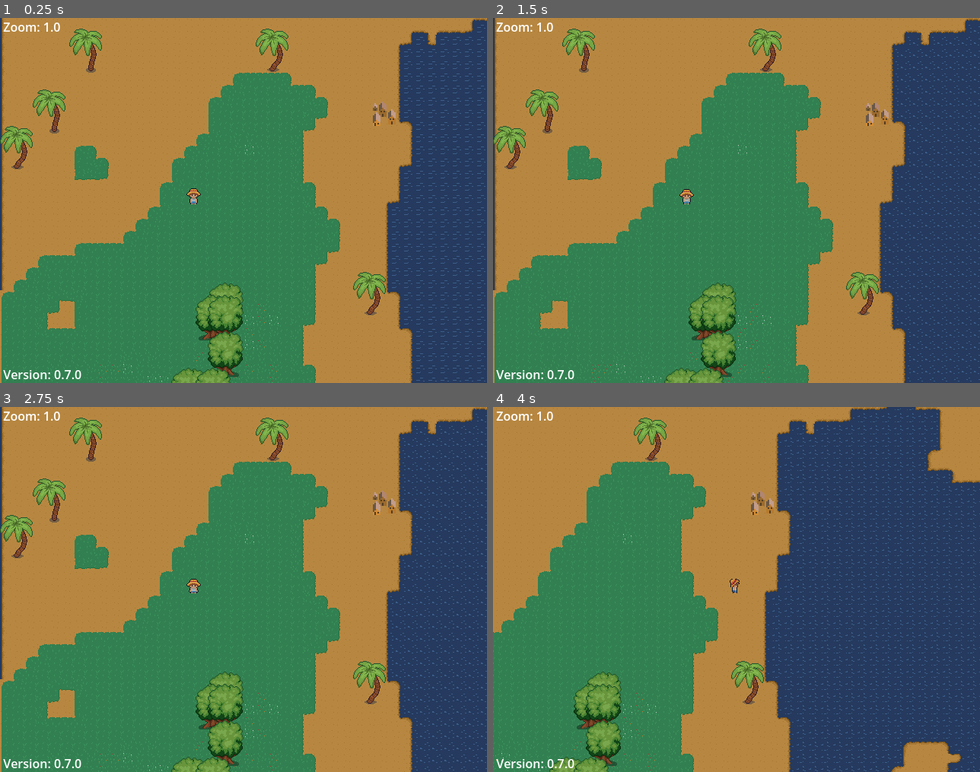
Above: before the commit, frames 1-4 (two rows, left to right).
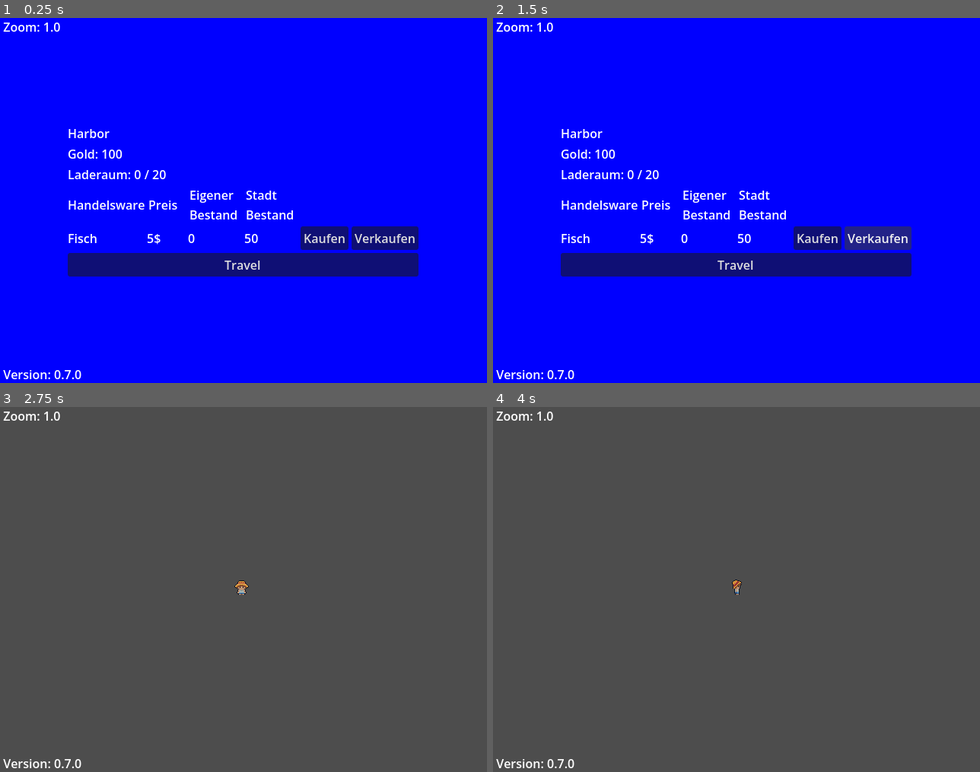
Above: after the commit, the same moments.

Repository: twiederk/PirateGame
Game: Godot game, scene res://world/main.tscn
Same seed, same stepped clock (60 frames per second), same inputs: the game is played once before the commit and once after it.
Inputs (mouse positions are in pixels of both pictures, inside the frame that each line leads up to):
- Up to frame 1 (0.25 s): no input
- Up to frame 2 (1.5 s): click (819, 237) at 0.5 s, where only the run after the commit has a clickable "Kaufen"; click (877, 237) at 1.25 s, where only the run after the commit has a clickable "Verkaufen"
- Up to frame 3 (2.75 s): click (243, 655) at 2 s, where only the run after the commit has a clickable "Travel"
- Up to frame 4 (4 s): tap Enter at 2.75 s; move the mouse to (843, 571) at 2.77 s; hold D (right) 2.78-3.5 s; tap E (board_ship) at 2.85 s; click (843, 571) at 2.92 s; drag from (639, 607) to (760, 501) at 3.52 s

The runs differ from the first frame. In frame 1, 100% of the frame differs, in the area x 0-100%, y 0-100%; in frame 2, 100%; in frame 3, 100%; in frame 4, 100%.
Error after the commit: Invalid assignment of property or key 'seed' with value of type 'int' on a base object of type 'null instance'. (res://world/proc_gen_world.gd:107)

Commit message:
First try to separate Main and ProcGenWorld

Diff:
--- a/godot4/world/main.gd
+++ b/godot4/world/main.gd
@@ -2,141 +2,40 @@
 extends Node2D
 
 
-@export var noise_texture : NoiseTexture2D
-@export var tree_noise_texture : NoiseTexture2D
-@export var seed_value: int = 0
 
 
-var width : int = 100
-var height : int =  100
-
-var noise : Noise
-var tree_noise : Noise
-
-var water_tile = Vector2i(0,1)
-var random_palm_tree_array = [Vector2i(12, 2), Vector2i(15,2) ]
-var tree_tile = Vector2i(15,6)
-
-var sand_arr: Array[Vector2i] = []
-var grass_arr: Array[Vector2i] = []
-var dirt_arr: Array[Vector2i] = []
-var cliff_arr: Array[Vector2i] = []
-
-var random_grass_tile_arr: Array[Vector2i] = [Vector2i(1, 0), Vector2i(2, 0), Vector2i(3, 0), Vector2i(4, 0), Vector2i(5, 0)]
-
-
-@onready var tile_map = $TileMap
+@onready var proc_gen_world: ProcGenWorld = $ProcGenWorld
+@onready var towns: Node2D = $ProcGenWorld/Towns
 @onready var player: CharacterBody2D = $Player
-@onready var water_layer: TileMapLayer = $TileMap/water_layer
-@onready var ground_layer: TileMapLayer = $TileMap/ground_layer
-@onready var ground_2_layer: TileMapLayer = $TileMap/ground2_layer
-@onready var cliff_layer: TileMapLayer = $TileMap/cliff_layer
-@onready var environment_layer: TileMapLayer = $TileMap/environment_layer
 @onready var camera: Camera2D = $Player/Camera2D
 @onready var map_borders: MapBorders = $MapBorders
 @onready var zoom_widget: ZoomWidget = $gui/ZoomWidget
 @onready var town_menu = $gui/TownMenu
-@onready var towns: Node2D = $TileMap/Towns
 
 
 func _ready() -> void:
+	print("Main._ready()")
 	if not OS.has_feature("editor"):
 		get_window().mode = Window.MODE_FULLSCREEN
 
-	noise = noise_texture.noise
-	tree_noise = tree_noise_texture.noise
 	zoom_widget.set_zoom(camera.zoom)
-	var starting_pos = _generate_world()
+	var starting_pos = proc_gen_world.generate_world()
 	_generate_towns()
 	_setup_limits_and_borders()
 
-	@warning_ignore("integer_division")
-	player.global_position = starting_pos * water_layer.tile_set.tile_size
+	player.global_position = starting_pos
 
 
 func _setup_limits_and_borders() -> void:
-	var tile_map_used_rect = water_layer.get_used_rect()
-	var tile_size = water_layer.tile_set.tile_size
+	var tile_map_used_rect = proc_gen_world.get_used_rect()
+	var tile_size = proc_gen_world.get_tile_size()
 	var north_limit = tile_map_used_rect.position.y * tile_size.y
 	var south_limit = (tile_map_used_rect.position.y + tile_map_used_rect.size.y) * tile_size.y
 	var west_limit = tile_map_used_rect.position.x * tile_size.x
 	var east_limit = (tile_map_used_rect.position.x + tile_map_used_rect.size.x) * tile_size.x
 
-
 	map_borders.set_borders(north_limit, south_limit, west_limit, east_limit)
 	_camera_limits(north_limit, south_limit, west_limit, east_limit)
-
-
-func _generate_world() -> Vector2i:
-	var noise_val: float
-	var tree_noise_val: float
-	_generate_seed()
-
-	for x in range(width):
-		for y in range(height):
-			var curr_pos: Vector2i = Vector2i(x, y)
-			noise_val = noise.get_noise_2d(x,y)
-			tree_noise_val = tree_noise.get_noise_2d(x,y)
-
-			_place_sand(noise_val, curr_pos)
-			_place_grass(noise_val, curr_pos)
-			_place_cliffs(noise_val, curr_pos)
-			_place_water(noise_val, curr_pos)
-			_place_trees(tree_noise_val, noise_val, curr_pos)
-			_place_palm_trees(tree_noise_val, noise_val, curr_pos)
-
-	ground_layer.set_cells_terrain_connect(sand_arr, 3, 0)
-	ground_layer.set_cells_terrain_connect(grass_arr, 1, 0)
-	cliff_layer.set_cells_terrain_connect(cliff_arr, 4, 0)
-
-	if grass_arr.is_empty():
-		return Vector2i.ZERO
-	return grass_arr.pick_random()
-
-
-func _place_sand(noise_val: float, curr_pos: Vector2i) -> void:
-	if noise_val > 0:
-		sand_arr.append(curr_pos)
-
-
-func _place_grass(noise_val: float, curr_pos: Vector2i) -> void:
-	if noise_val > 0.2:
-		grass_arr.append(curr_pos)
-		if noise_val > 0.3:
-			#random grass
-			ground_2_layer.set_cell(curr_pos, 0, random_grass_tile_arr.pick_random())
-
-
-func _place_cliffs(noise_val: float, curr_pos: Vector2i) -> void:
-		#setting cliffs
-		if noise_val > 0.6:
-			cliff_arr.append(curr_pos)
-
-
-func _place_water(noise_val: float, curr_pos: Vector2i) -> void:
-	if noise_val <= 0:
-		water_layer.set_cell(curr_pos, 0, water_tile)
-
-
-func _place_trees(tree_noise_val: float, noise_val: float, curr_pos: Vector2i) -> void:
-	#setting trees where there are no cliffs
-	if (tree_noise_val > 0.9) and (noise_val > 0.3) and (noise_val < 0.5):
-		environment_layer.set_cell(curr_pos, 0, tree_tile)
-
-
-func _place_palm_trees(tree_noise_val: float, noise_val: float, curr_pos: Vector2i) -> void:
-	# setting palm trees on sand, between water and grass
-	if (noise_val > 0.0) and (noise_val < 0.18):
-		if tree_noise_val > 0.92:
-			environment_layer.set_cell(curr_pos, 0, random_palm_tree_array.pick_random())
-
-
-func _generate_seed() -> void:
-	if seed_value == 0:
-		seed_value = randi()
-	seed(seed_value)
-	noise.seed = seed_value
-	tree_noise.seed = seed_value
 
 
 func _generate_towns() -> void:
@@ -182,12 +81,8 @@
 
 
 func _is_coast() -> bool:
-	var player_position_to_tile = ground_layer.local_to_map(player.position)
-	var tile_data : TileData = ground_layer.get_cell_tile_data(player_position_to_tile)
-	if tile_data:
-		return tile_data.get_custom_data("coast")
-	else:
-		return false
+	return proc_gen_world.is_coast(player.position)
+
 
 
 func _camera_limits(north_limit: float, south_limit: float, west_limit: float, east_limit: float) -> void:
@@ -198,12 +93,12 @@
 
 
 func _on_town_tile_town_entered():
-	tile_map.hide()
+	proc_gen_world.hide()
 	player.hide()
 	town_menu.show()
 
 
 func _on_town_menu_town_left():
-	tile_map.show()
+	proc_gen_world.show()
 	player.show()
 	town_menu.hide()
--- a/godot4/world/main.tscn
+++ b/godot4/world/main.tscn
@@ -8,37 +8,11 @@
 [ext_resource type="PackedScene" uid="uid://qk1seiod0v87" path="res://gui/zoom_widget.tscn" id="7_8q2wj"]
 [ext_resource type="PackedScene" uid="uid://cxg2srcb55bc8" path="res://world/map_borders.tscn" id="8_60vd7"]
 
-[sub_resource type="Gradient" id="Gradient_y5bgd"]
-interpolation_mode = 1
-offsets = PackedFloat32Array(0, 0.5)
-colors = PackedColorArray(0.217716, 0.414628, 0.55, 1, 0.169919, 0.396875, 0.148271, 1)
-
-[sub_resource type="FastNoiseLite" id="FastNoiseLite_b7j00"]
-cellular_distance_function = 3
-cellular_jitter = -4.105
-cellular_return_type = 3
-metadata/_preview_in_3d_space_ = true
-
-[sub_resource type="NoiseTexture2D" id="NoiseTexture2D_8ve5r"]
-noise = SubResource("FastNoiseLite_b7j00")
-color_ramp = SubResource("Gradient_y5bgd")
-
-[sub_resource type="FastNoiseLite" id="FastNoiseLite_awwj8"]
-noise_type = 0
-frequency = 0.3513
-fractal_octaves = 1
-
-[sub_resource type="NoiseTexture2D" id="NoiseTexture2D_0a6k0"]
-noise = SubResource("FastNoiseLite_awwj8")
-
 [node name="Main" type="Node2D" unique_id=639576338]
 y_sort_enabled = true
 script = ExtResource("1_04q08")
-noise_texture = SubResource("NoiseTexture2D_8ve5r")
-tree_noise_texture = SubResource("NoiseTexture2D_0a6k0")
-seed_value = -57
 
-[node name="TileMap" parent="." unique_id=572580707 instance=ExtResource("2_gu74f")]
+[node name="ProcGenWorld" parent="." unique_id=572580707 instance=ExtResource("2_gu74f")]
 
 [node name="Player" parent="." unique_id=755367759 instance=ExtResource("4_op3e8")]
 position = Vector2(736, 410)
--- a/godot4/world/proc_gen_world.gd
+++ b/godot4/world/proc_gen_world.gd
@@ -1,2 +1,125 @@
 class_name ProcGenWorld
 extends Node2D
+
+@export var noise_texture : NoiseTexture2D
+@export var tree_noise_texture : NoiseTexture2D
+@export var seed_value: int = 0
+
+
+var width : int = 100
+var height : int =  100
+
+var noise : Noise
+var tree_noise : Noise
+
+var water_tile = Vector2i(0,1)
+var random_palm_tree_array = [Vector2i(12, 2), Vector2i(15,2) ]
+var tree_tile = Vector2i(15,6)
+
+var sand_arr: Array[Vector2i] = []
+var grass_arr: Array[Vector2i] = []
+var dirt_arr: Array[Vector2i] = []
+var cliff_arr: Array[Vector2i] = []
+
+var random_grass_tile_arr: Array[Vector2i] = [Vector2i(1, 0), Vector2i(2, 0), Vector2i(3, 0), Vector2i(4, 0), Vector2i(5, 0)]
+
+@onready var water_layer: TileMapLayer = $water_layer
+@onready var ground_layer: TileMapLayer = $ground_layer
+@onready var ground_2_layer: TileMapLayer = $ground2_layer
+@onready var cliff_layer: TileMapLayer = $cliff_layer
+@onready var environment_layer: TileMapLayer = $environment_layer
+
+
+func _ready() -> void:
+	print("ProcGenWorld._ready()")
+	noise = noise_texture.noise
+	tree_noise = tree_noise_texture.noise
+
+
+func generate_world() -> Vector2i:
+	var noise_val: float
+	var tree_noise_val: float
+	_generate_seed()
+
+	for x in range(width):
+		for y in range(height):
+			var curr_pos: Vector2i = Vector2i(x, y)
+			noise_val = noise.get_noise_2d(x,y)
+			tree_noise_val = tree_noise.get_noise_2d(x,y)
+
+			_place_sand(noise_val, curr_pos)
+			_place_grass(noise_val, curr_pos)
+			_place_cliffs(noise_val, curr_pos)
+			_place_water(noise_val, curr_pos)
+			_place_trees(tree_noise_val, noise_val, curr_pos)
+			_place_palm_trees(tree_noise_val, noise_val, curr_pos)
+
+	ground_layer.set_cells_terrain_connect(sand_arr, 3, 0)
+	ground_layer.set_cells_terrain_connect(grass_arr, 1, 0)
+	cliff_layer.set_cells_terrain_connect(cliff_arr, 4, 0)
+
+	if grass_arr.is_empty():
+		return Vector2i.ZERO
+	return grass_arr.pick_random() * water_layer.tile_set.tile_size
+
+
+func _place_sand(noise_val: float, curr_pos: Vector2i) -> void:
+	if noise_val > 0:
+		sand_arr.append(curr_pos)
+
+
+func _place_grass(noise_val: float, curr_pos: Vector2i) -> void:
+	if noise_val > 0.2:
+		grass_arr.append(curr_pos)
+		if noise_val > 0.3:
+			#random grass
+			ground_2_layer.set_cell(curr_pos, 0, random_grass_tile_arr.pick_random())
+
+
+func _place_cliffs(noise_val: float, curr_pos: Vector2i) -> void:
+		#setting cliffs
+		if noise_val > 0.6:
+			cliff_arr.append(curr_pos)
+
+
+func _place_water(noise_val: float, curr_pos: Vector2i) -> void:
+	if noise_val <= 0:
+		water_layer.set_cell(curr_pos, 0, water_tile)
+
+
+func _place_trees(tree_noise_val: float, noise_val: float, curr_pos: Vector2i) -> void:
+	#setting trees where there are no cliffs
+	if (tree_noise_val > 0.9) and (noise_val > 0.3) and (noise_val < 0.5):
+		environment_layer.set_cell(curr_pos, 0, tree_tile)
+
+
+func _place_palm_trees(tree_noise_val: float, noise_val: float, curr_pos: Vector2i) -> void:
+	# setting palm trees on sand, between water and grass
+	if (noise_val > 0.0) and (noise_val < 0.18):
+		if tree_noise_val > 0.92:
+			environment_layer.set_cell(curr_pos, 0, random_palm_tree_array.pick_random())
+
+
+func _generate_seed() -> void:
+	if seed_value == 0:
+		seed_value = randi()
+	seed(seed_value)
+	noise.seed = seed_value
+	tree_noise.seed = seed_value
+
+
+func get_used_rect() -> Rect2i:
+	return water_layer.get_used_rect()
+
+
+func get_tile_size() -> Vector2i:
+	return water_layer.tile_set.tile_size
+
+
+func is_coast(player_position: Vector2) -> bool:
+	var player_position_to_tile = ground_layer.local_to_map(player_position)
+	var tile_data : TileData = ground_layer.get_cell_tile_data(player_position_to_tile)
+	if tile_data:
+		return tile_data.get_custom_data("coast")
+	else:
+		return false
--- a/godot4/world/proc_gen_world.tscn
+++ b/godot4/world/proc_gen_world.tscn
@@ -4,9 +4,16 @@
 [ext_resource type="TileSet" uid="uid://cikokysmabvnd" path="res://world/world.tres" id="2_btogb"]
 [ext_resource type="PackedScene" uid="uid://baxxgmcrsalyx" path="res://world/town_tile.tscn" id="7_qlqlx"]
 
+[sub_resource type="NoiseTexture2D" id="NoiseTexture2D_p51ow"]
+
+[sub_resource type="NoiseTexture2D" id="NoiseTexture2D_btogb"]
+
 [node name="ProcGenWorld" type="Node2D" unique_id=572580707]
 y_sort_enabled = true
 script = ExtResource("1_p51ow")
+noise_texture = SubResource("NoiseTexture2D_p51ow")
+tree_noise_texture = SubResource("NoiseTexture2D_btogb")
+seed_value = -57
 
 [node name="water_layer" type="TileMapLayer" parent="." unique_id=553333346]
 z_index = -1
